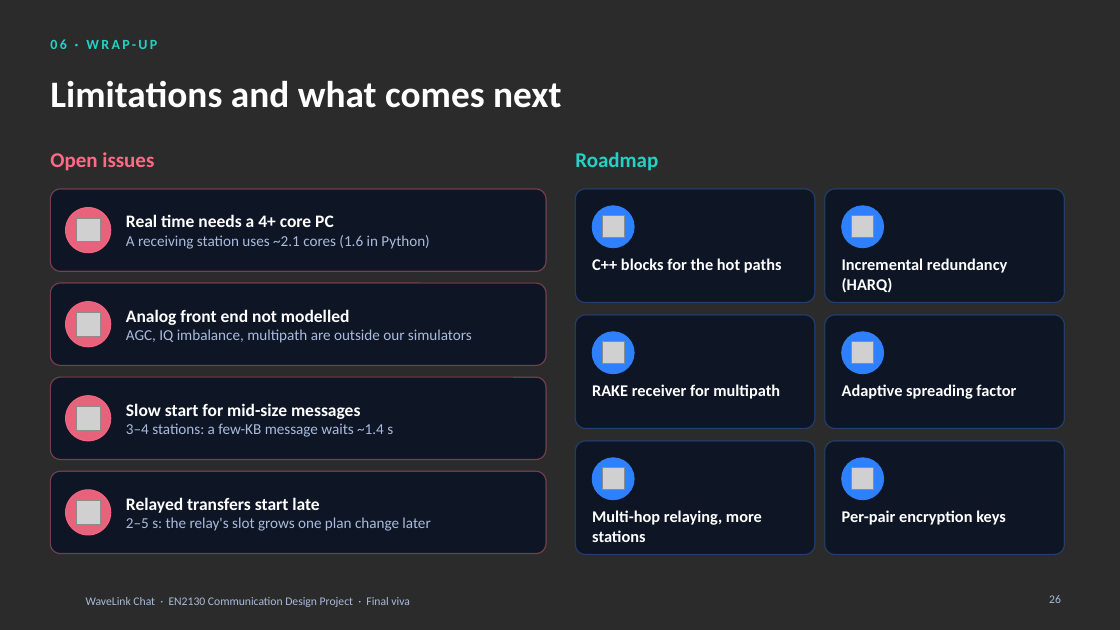
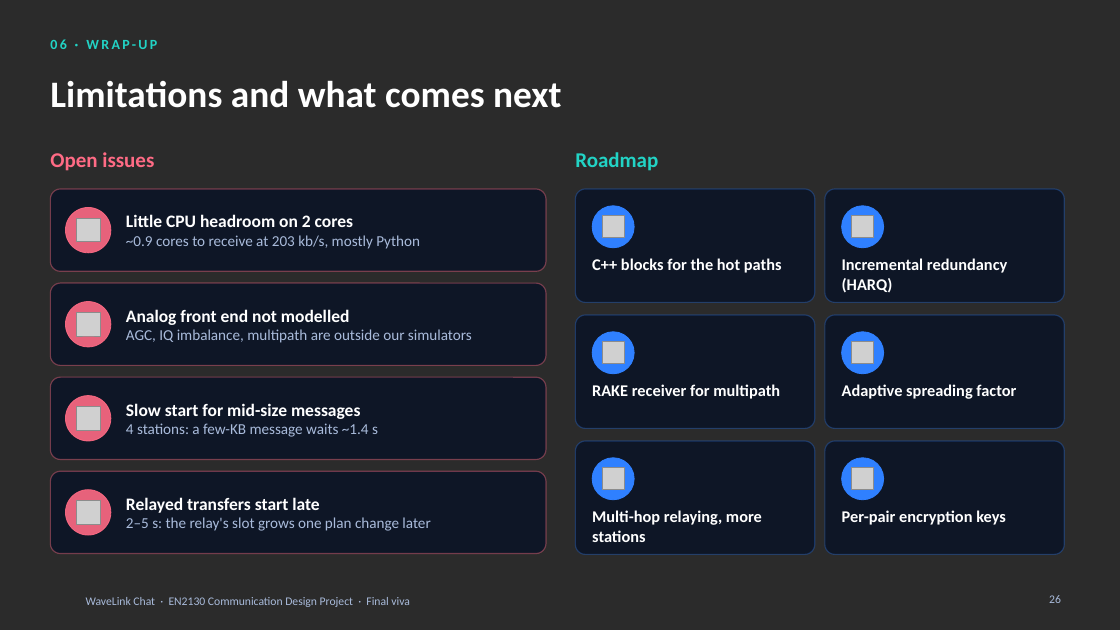
Before and after one commit to pxn-ai/WaveLink, a slide deck: slide 26 of WaveLink_App_Final/WaveLink_Chat_Final_Viva.pptx. Drawn at 1120x630 pixels with LibreOffice and Linux fonts; fonts in the diff are those of the drawing; grey boxes stand for pictures; background and template pictures are left out; a plain dark background stands for a picture behind light text. Boxes give left, top, right and bottom in pixels: in the first picture for what was removed or moved away, otherwise in the second. Text is boxed around its words. In the diff, an @@ line names an element or a change of style, - is before the commit and + after.

```diff
--- a/WaveLink_App_Final/WaveLink_Chat_Final_Viva.pptx
+++ b/WaveLink_App_Final/WaveLink_Chat_Final_Viva.pptx
@@ text at (x1=126, y1=214, x2=420, y2=249): text changed @@
-Real time needs a 4+ core PC
-A receiving station uses ~2.1 cores (1.6 in Python)
+Little CPU headroom on 2 cores
+~0.9 cores to receive at 203 kb/s, mostly Python
@@ text at (x1=126, y1=423, x2=378, y2=437): text changed @@
-3–4 stations: a few-KB message waits ~1.4 s
+4 stations: a few-KB message waits ~1.4 s
```
Also in this commit, not shown: 22 other slides changed, 6 other files.
